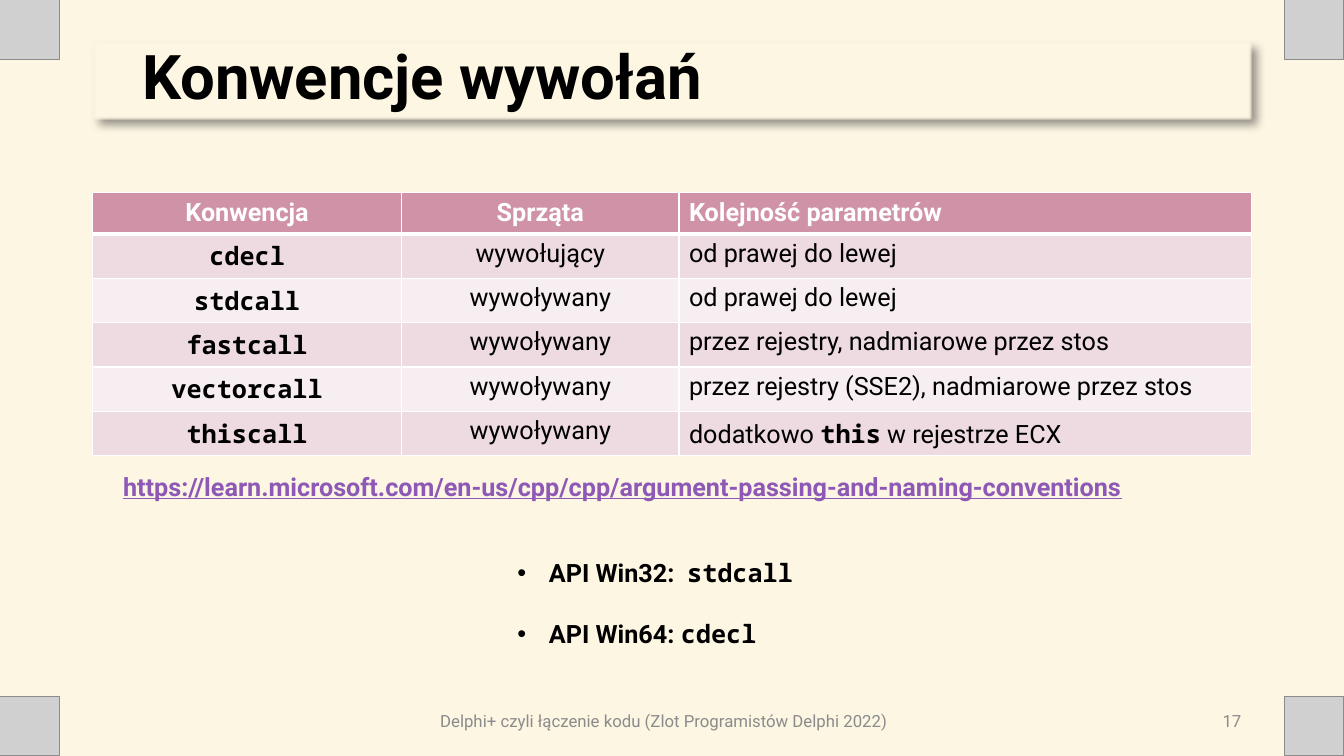
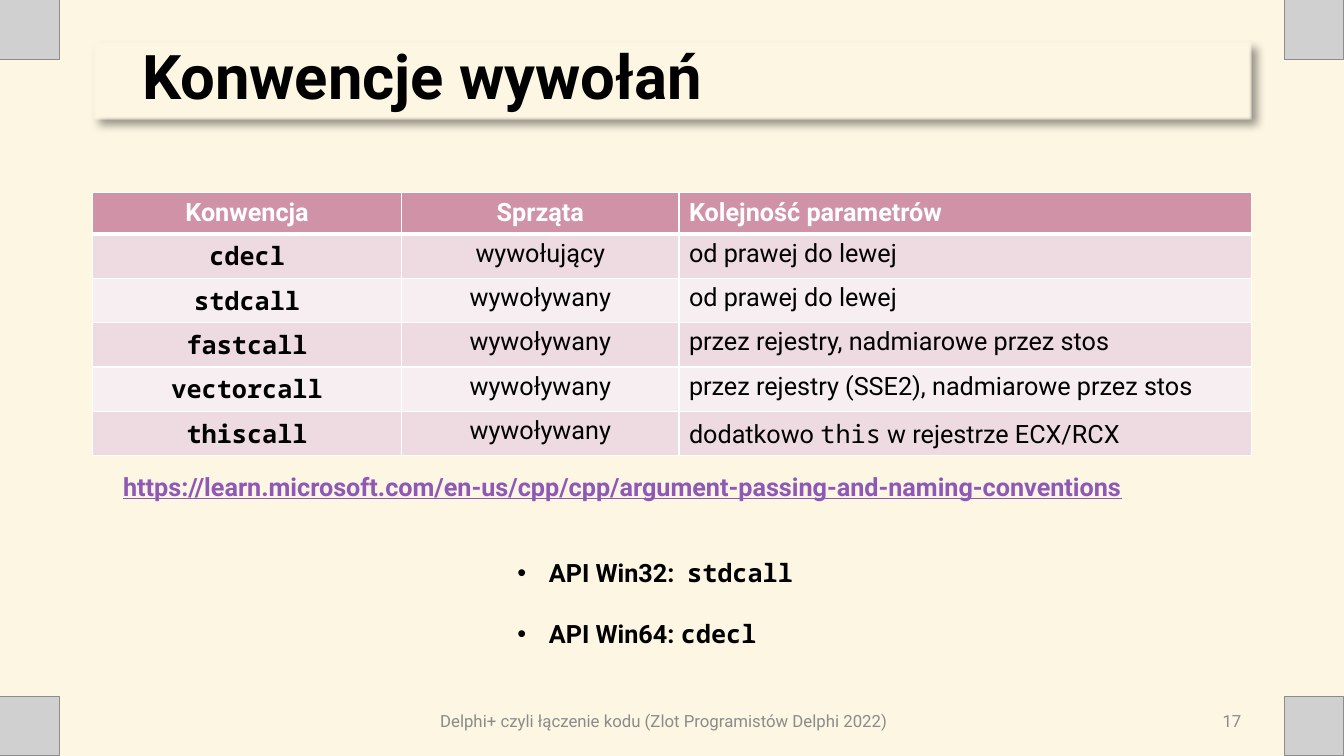
Before and after one commit to ttyrakow/zlot22, a slide deck: slide 17 of prezentacja/DelphiPlus.pptx. Drawn at 1344x756 pixels with LibreOffice and Linux fonts; fonts in the diff are those of the drawing; grey boxes stand for pictures. Boxes give left, top, right and bottom in pixels: in the first picture for what was removed or moved away, otherwise in the second. Text is boxed around its words. In the diff, an @@ line names an element or a change of style, - is before the commit and + after.

```diff
--- a/prezentacja/DelphiPlus.pptx
+++ b/prezentacja/DelphiPlus.pptx
@@ table at (x1=93, y1=193, x2=1252, y2=453) @@
-row 6, column 3: dodatkowo this w rejestrze ECX
+row 6, column 3: dodatkowo this w rejestrze ECX/RCX
```
Also in this commit, not shown: 3 other slides changed, 2 other files.
